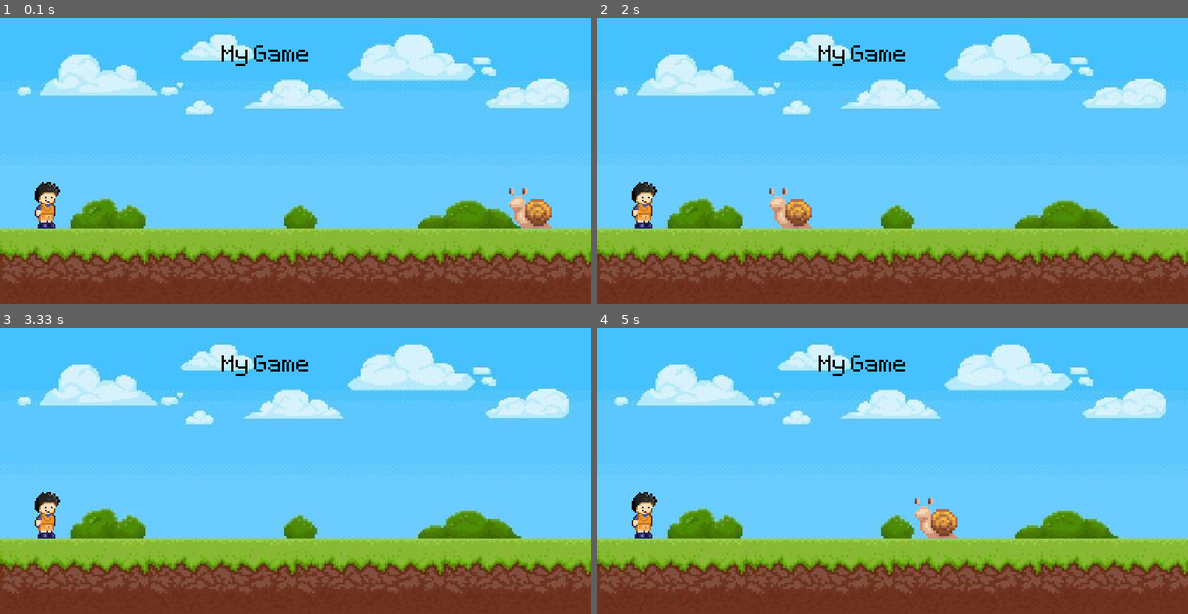
Above: before the commit, frames 1-4 (two rows, left to right).
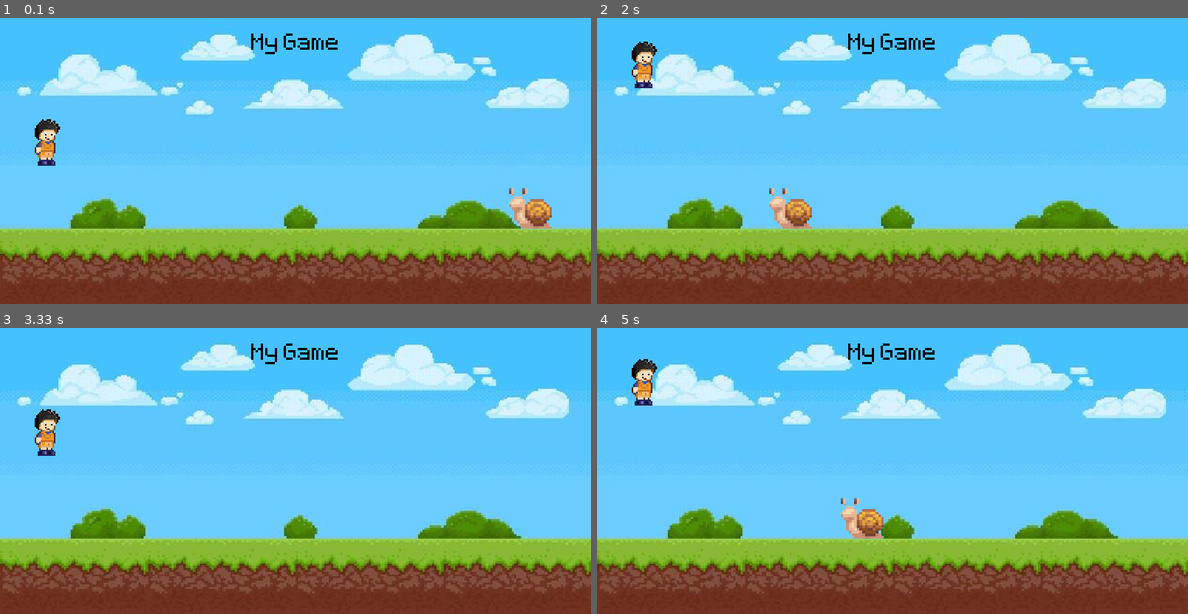
Above: after the commit, the same moments.

Repository: kazakas99/pygame-game
Game: pygame game, started from game.py
The game is run twice, just before and just after one commit, with the same random seed, the same clock (stepped at 60 frames per second) and the same inputs.
Inputs:
- Up to frame 1 (0.1 s): no input
- Up to frame 2 (2 s): tap Space at 0.33, 1.67 s
- Up to frame 3 (3.33 s): tap Space at 2.07, 2.37, 2.9, 3.2 s
- Up to frame 4 (5 s): tap Space at 3.97, 4.73 s

The runs differ from the first frame. In frame 1, 1.6% of the frame differs, in the area x 5-58%, y 5-74%; in frame 2, 1.6%; in frame 3, 1.6%; in frame 4, 2.9%, in the area x 5-61%, y 5-74%.

Commit message:
new changes

Diff:
--- a/game.py
+++ b/game.py
@@ -8,6 +8,7 @@
 
 font = pygame.font.Font('font/Pixeltype.ttf', 50)
 text = font.render('My Game', False, 'Black')
+text_rect = text.get_rect(center=(400, 50))
 
 background = pygame.image.load('background/background.jpg').convert()
 background = pygame.transform.scale(background, screen.get_size())
@@ -16,11 +17,16 @@
 player = pygame.transform.scale(
     player, (int(player.get_width() * 0.25), int(player.get_height() * 0.25)))
 player_rect = player.get_rect(topleft=(0, 203))
+player_mask = pygame.mask.from_surface(player)
 
 snail = pygame.image.load('characters/snail.png').convert_alpha()
 snail = pygame.transform.scale(
     snail, (int(snail.get_width() * 0.45), int(snail.get_height() * 0.45)))
 snail_rect = snail.get_rect(topright=(800, 210))
+snail_mask = pygame.mask.from_surface(snail)
+snail_speed = 4
+player_gravity = -20
+
 
 while running:
     for event in pygame.event.get():
@@ -28,18 +34,34 @@
             running = False
         if event.type == pygame.MOUSEBUTTONDOWN:
             print(event.pos)
+        if event.type == pygame.KEYDOWN:
+            if event.key == pygame.K_SPACE and player_rect.bottom >= 328:
+                player_gravity = -20
 
     # RENDER YOUR GAME HERE
     screen.blit(background, (0, 0))
 
-    screen.blit(text, (300, 50))
+    screen.blit(text, text_rect)
 
     screen.blit(player, player_rect)
+    player_gravity += 1
+    player_rect.y += player_gravity
 
-    snail_rect.x -= 4
+    if player_rect.bottom >= 328:
+        player_rect.bottom = 328
+
+    snail_rect.x -= snail_speed
     if snail_rect.right <= 0:
         snail_rect.left = 800
+        snail_speed += 1
+        if snail_speed >= 12:
+            snail_speed = 12
+
     screen.blit(snail, snail_rect)
+
+    offset = (snail_rect.x - player_rect.x, snail_rect.y - player_rect.y)
+    if player_mask.overlap(snail_mask, offset):
+        print('collision!')
 
     pygame.display.update()
     clock.tick(60)
